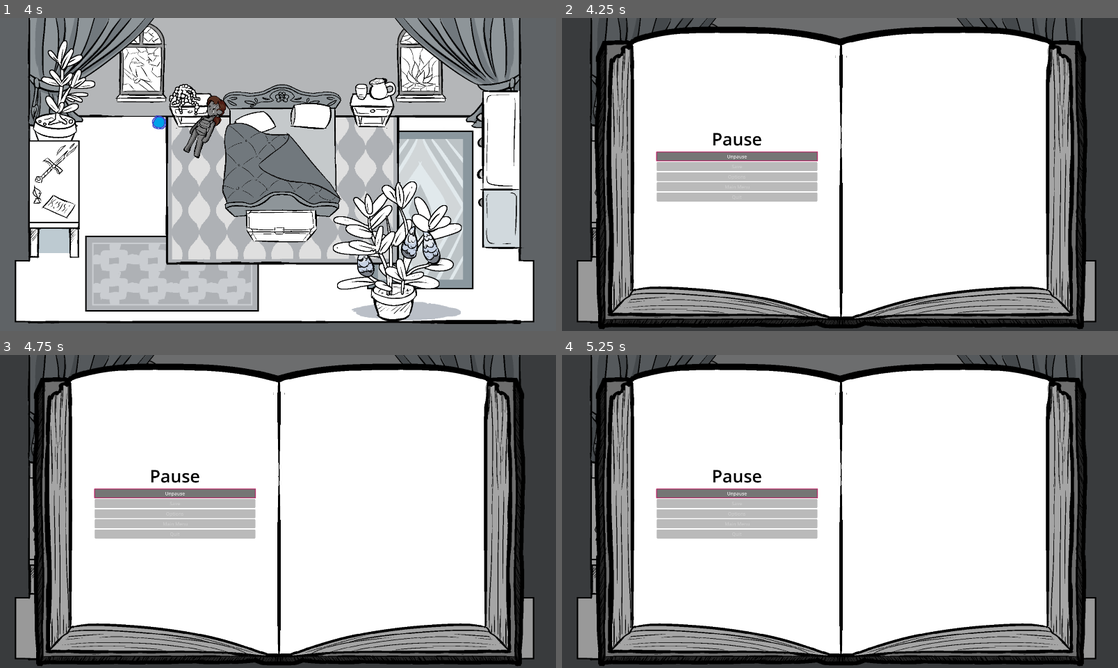
Above: before the commit, frames 1-4 (two rows, left to right).
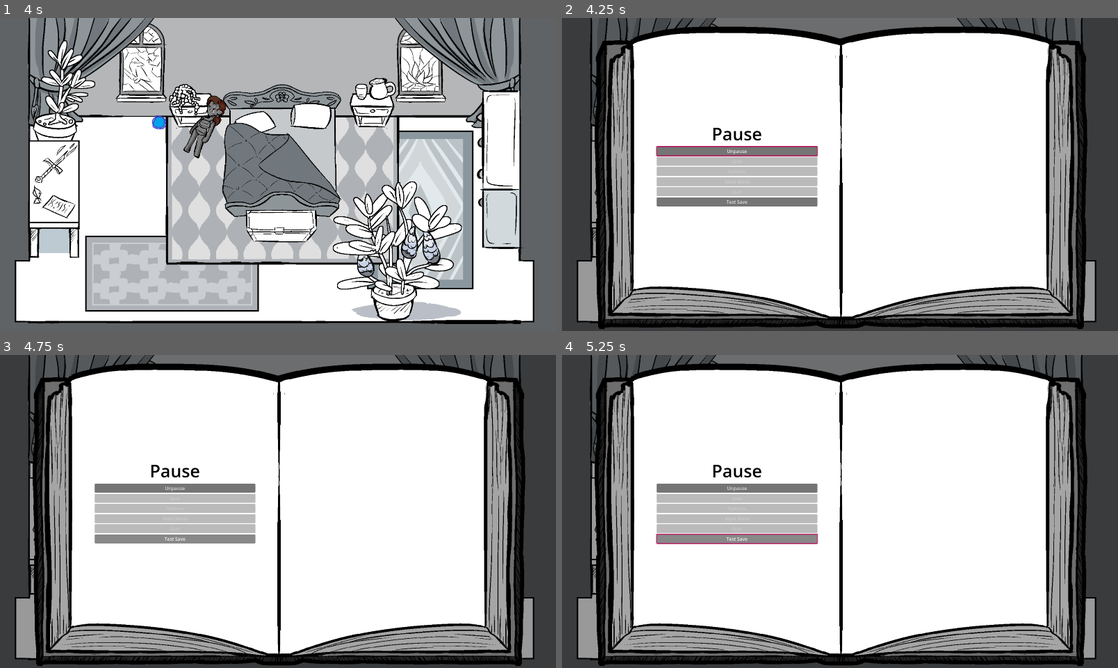
Above: after the commit, the same moments.

Repository: Jigamaree/Witchs-Orders
Game: Godot game, scene res://Scenes/Room_Bedroom.tscn
Same seed, same stepped clock (60 frames per second), same inputs: the game is played once before the commit and once after it.
Inputs (mouse positions are in pixels of both pictures, inside the frame that each line leads up to):
- Up to frame 1 (4 s): tap Enter (ui_accept) at 0.5, 1.35, 1.52, 1.82, 2.85, 3.02, 3.32 s; hold Right (ui_right) 0.53-1.28 s; hold Enter (ui_accept) 0.53-1.28 s; hold Down (ui_down) 1.28-2.03 s; hold Right (ui_right) 2.03-2.78 s; hold Enter (ui_accept) 2.03-2.78 s; hold Up (ui_up) 2.78-3.53 s; hold Left (ui_left) from 3.53 s (still down); hold Enter (ui_accept) from 3.53 s (still down)
- Up to frame 2 (4.25 s): keep holding Left (ui_left); keep holding Enter (ui_accept); tap Escape (pause_button) at 4.15 s
- Up to frame 3 (4.75 s): release Left (ui_left) at 4.25 s; release Enter (ui_accept) at 4.25 s; click (172, 539) at 4.25 s, where only the run after the commit has a clickable "Test Save"
- Up to frame 4 (5.25 s): hold Left (ui_left) from 5.03 s (still down)

Frame 1 is identical in both runs. In frame 2, 3.1% of the frame differs, in the area x 16-47%, y 35-61%; in frame 3, 3.0%; in frame 4, 3.0%.
Error after the commit: Invalid call. Nonexistent function 'updateSave' in base 'Node (_SaveManager.gd)'. (res://Scripts/pauseMenu.gd:28)

Commit message:
Created a functioning save system! Button in pause menu now tests it.

Diff:
--- a/Scenes/PauseMenu.tscn
+++ b/Scenes/PauseMenu.tscn
@@ -102,6 +102,11 @@
 disabled = true
 text = "Quit"
 
+[node name="TestSaveButton" type="Button" parent="LeftPage/MarginContainer/HBoxContainer/VBoxContainer" unique_id=1654514726]
+layout_mode = 2
+theme_override_styles/focus = ExtResource("3_5w4ur")
+text = "Test Save"
+
 [node name="RightPage" type="ColorRect" parent="." unique_id=995532869]
 layout_mode = 0
 offset_left = 1002.0
@@ -113,3 +118,4 @@
 color = Color(0.43137255, 1, 1, 0)
 
 [connection signal="pressed" from="LeftPage/MarginContainer/HBoxContainer/VBoxContainer/UnpauseButton" to="." method="_on_unpause_button_pressed"]
+[connection signal="pressed" from="LeftPage/MarginContainer/HBoxContainer/VBoxContainer/TestSaveButton" to="." method="_on_test_save_button_pressed"]
--- a/Scripts/DialogueSystem/scripts_sleepyroom.gd
+++ b/Scripts/DialogueSystem/scripts_sleepyroom.gd
@@ -37,8 +37,8 @@
 		1: { "speaker": "none", "dialogue": "The door is made of sturdy wood, with a decorative brass handle. As you walk up, red threads of magic flicker to life, before racing along a complex arcane swirl on the door.", "goto": 2 },
 		2: { "speaker": "MC", "emote": "eep", "dialogue": " Witchcraft!", "goto": 3 },
 
-		3: { "speaker": "none", "dialogue": "You hesitate briefly before trying to open the door - no luck. The door doesn't budge an inch. You'd think it stuck like glue, if the sigil didn't flare with the pressure.", "goto": 4 },
-		4: { "speaker": "none", "dialogue": "Just as you go to let go of the door, a thought thunders through your mind like a premonition.", "goto": 5 },
+		3: { "speaker": "none", "dialogue": "You hesitate briefly before trying to open the door - no luck. The door doesn't budge an inch; you'd honestly think it jammed if the sigil didn't flare with the attempt.", "goto": 4 },
+		4: { "speaker": "none", "dialogue": "Just as you let go, a thought thunders through your mind like a premonition.", "goto": 5 },
 		5: { "speaker": "none", "dialogue": "%wsTo exit, you must be of more than what you are.%ws", "completelyCentered": true, "goto": 6 },
 		6: { "speaker": "MC", "emote": "exasperated", "dialogue": "...Is this door really telling me to get dressed?", "end": true },
 		},
--- a/Scripts/interactableDoor.gd
+++ b/Scripts/interactableDoor.gd
@@ -16,7 +16,7 @@
 @onready var markerPos: Vector2 = marker.global_position
 
 func interact() -> void:
-	print("I'm a door!")
+	#this should really be handled by the room_bedroom, but im lazy
 	if isLocked == true:
 		GlobalVariables.startDialogue.emit("lockedDoor")
 	else:
--- a/Scripts/pauseMenu.gd
+++ b/Scripts/pauseMenu.gd
@@ -22,3 +22,10 @@
 	if event.is_action_pressed("pause_button"):
 		get_viewport().set_input_as_handled()
 		_on_unpause_button_pressed()
+
+
+func _on_test_save_button_pressed() -> void:
+	SaveManager.updateSave("knight_fed", true)
+	SaveManager.updateSave("ignus_fed", true)
+	SaveManager.updateSave("corruptionPoints_Demon", 1)
+	SaveManager.updateSave("sword_interracted", true)
--- /dev/null
+++ b/_SaveData/_SaveManager.gd
@@ -0,0 +1,62 @@
+extends Node
+
+var save_data: Save_Data
+const SAVE_PATH = "user://Witches_Orders_Savedata.tres"
+
+func _ready():
+	# Load existing save or create new one
+	load_or_create()
+
+func load_or_create():
+	##UNCOMMENT WHEN I WANNA ACTUALLY SAVE STUFF
+	#if ResourceLoader.exists(SAVE_PATH):
+		#save_data = ResourceLoader.load(SAVE_PATH)
+		#print("Save loaded.")
+	#else:
+		save_data = Save_Data.new()
+		save_data.playerData = SaveData_Knight.new()
+		save_data.choreData = SaveData_Chores.new()
+		save_data.apprenticeEndingData = SaveData_ApprenticeEnding.new()
+		save_data.otherEndingsData = SaveData_OtherEndings.new()
+
+		save_data.persitstent_EndingRecords_data = AllEndings_SaveData.new()
+
+		print(OS.get_user_data_dir())
+		save_game()
+		print("New save created.")
+
+func save_game():
+	ResourceSaver.save(save_data, SAVE_PATH)
+	print("Game saved.")
+
+#@export var playerData: 					SaveData_Knight
+#@export var choreData: 						SaveData_Chores
+#@export var apprenticeEndingData: 			SaveData_ApprenticeEnding
+#@export var otherEndingsData: 				SaveData_OtherEndings
+
+func setSaveVariable(variableName: String, variableValue):
+	var x = 1
+	if variableName in save_data.playerData:
+		print("found " + variableName + " in playerData!")
+	elif variableName in save_data.choreData:
+		print("found " + variableName + " in choreData!")
+	elif variableName in save_data.apprenticeEndingData:
+		print("found " + variableName + " in apprenticeEndingData!")
+	elif variableName in save_data.otherEndingsData:
+		print("found " + variableName + " in otherEndingsData!")
+	elif variableName in save_data.persitstent_EndingRecords_data:
+		print("found " + variableName + " in persitstent_EndingRecords_data!")
+	else: Error.ERR_DOES_NOT_EXIST
+
+func getSaveVariable(variableName: String):
+	if variableName in save_data.playerData:
+		print("found " + variableName + " in playerData!")
+	elif variableName in save_data.choreData:
+		print("found " + variableName + " in choreData!")
+	elif variableName in save_data.apprenticeEndingData:
+		print("found " + variableName + " in apprenticeEndingData!")
+	elif variableName in save_data.otherEndingsData:
+		print("found " + variableName + " in otherEndingsData!")
+	elif variableName in save_data.persitstent_EndingRecords_data:
+		print("found " + variableName + " in persitstent_EndingRecords_data!")
+	else: Error.ERR_DOES_NOT_EXIST
--- a/project.godot
+++ b/project.godot
@@ -19,6 +19,7 @@
 
 GlobalVariables="*uid://c2hb0jltn7m1y"
 NavMan="*uid://c4ytq3w8qjjuw"
+SaveManager="*uid://cyvjw56m4mali"
 
 [display]
 
Not shown, added: _SaveData/_SaveManager.gd.uid
Not shown, added: Witch's Orders - Shortcut.lnk
